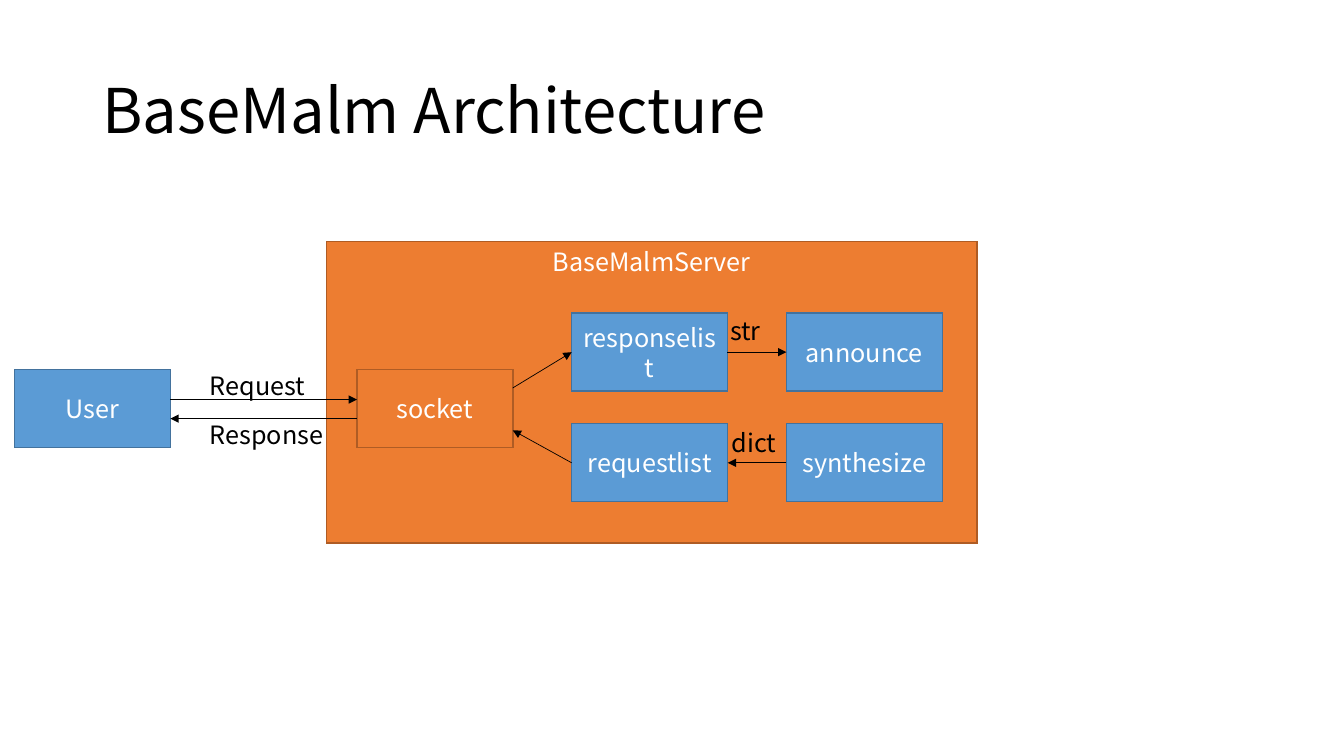
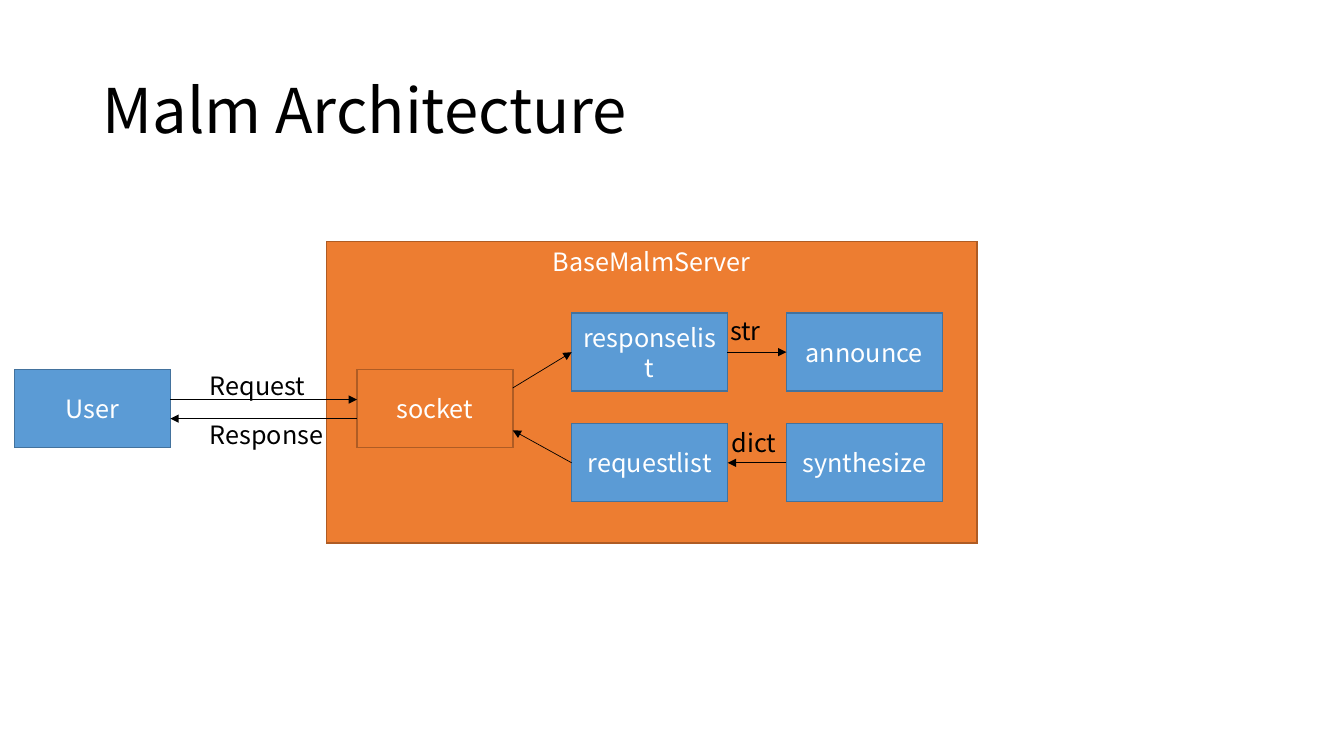
Before and after one commit to Leesuk-Kim/MALM, a slide deck: slide 2 of MALM architecture.pptx. Drawn at 1344x756 pixels with LibreOffice and Linux fonts; fonts in the diff are those of the drawing. Boxes give left, top, right and bottom in pixels: in the first picture for what was removed or moved away, otherwise in the second. Text is boxed around its words. In the diff, an @@ line names an element or a change of style, - is before the commit and + after.

```diff
--- a/MALM architecture.pptx
+++ b/MALM architecture.pptx
@@ title at (102, 84, 627, 134): text changed @@
-BaseMalm Architecture
+Malm Architecture
```
Also in this commit, not shown: 1 other slide changed, 1 slide removed.
